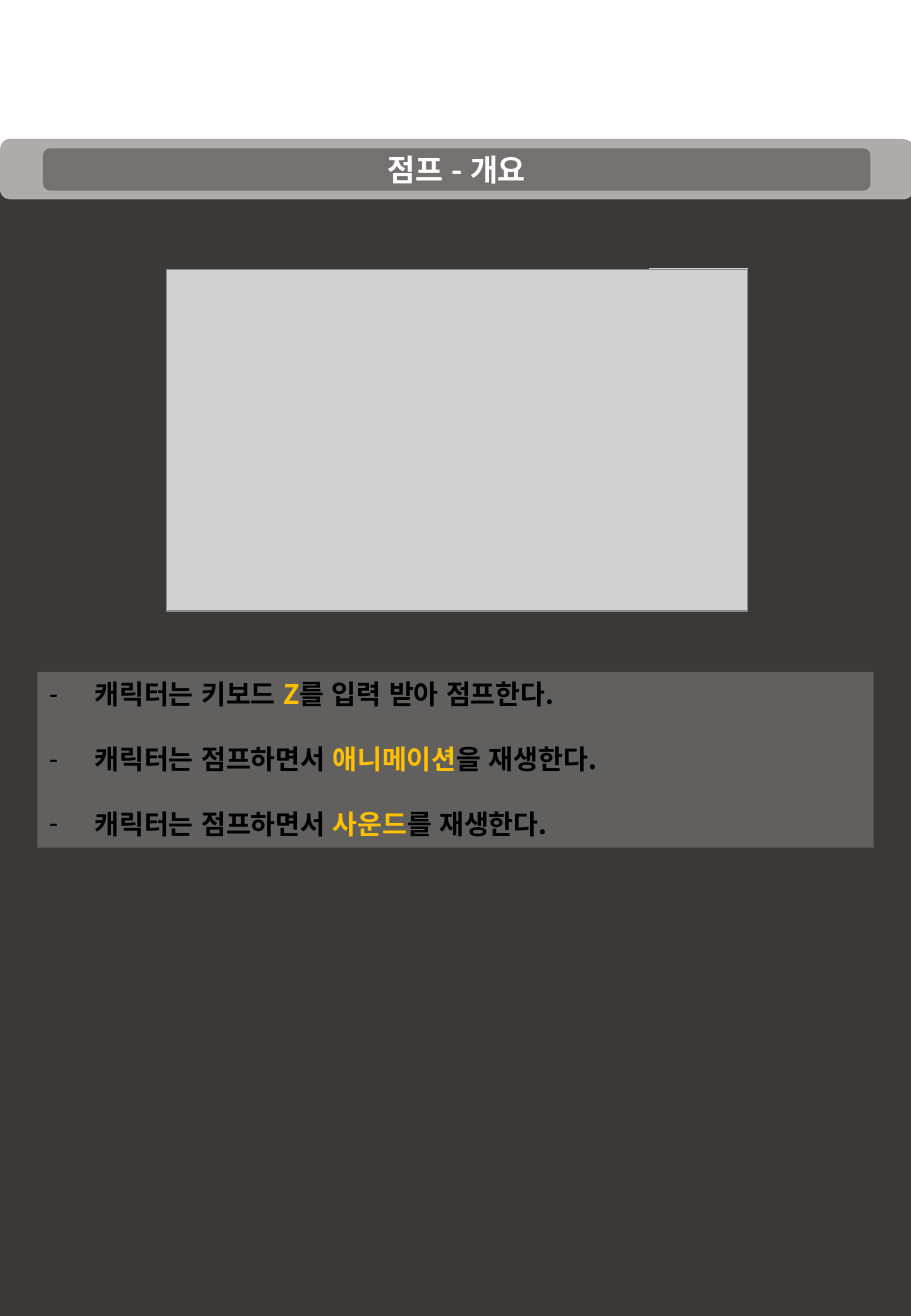
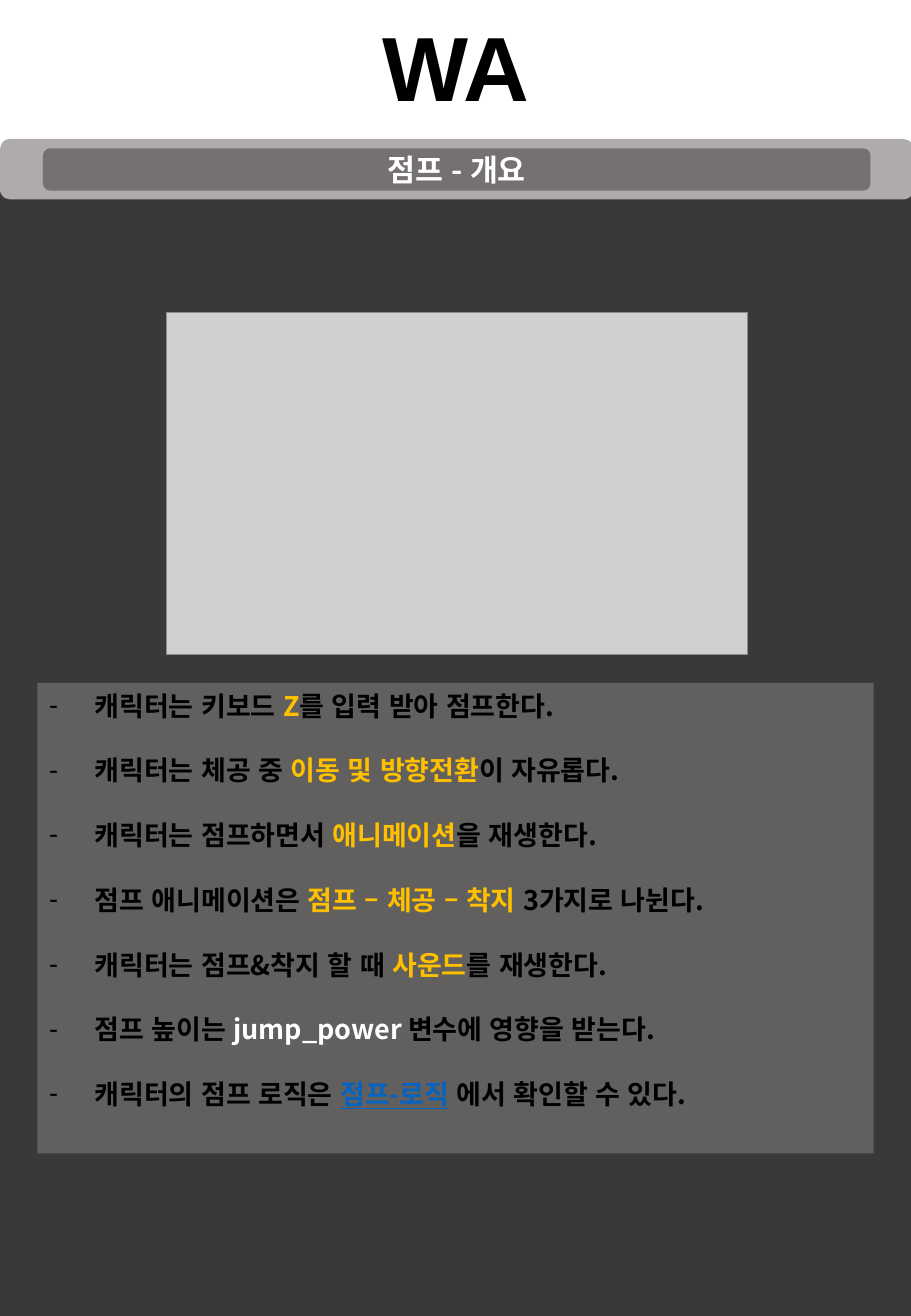
Before and after one commit to taeseongeom/WA, a slide deck: slide 11 of 기획서/신버전/캐릭터시스템.pptx. Drawn at 911x1316 pixels with LibreOffice and Linux fonts; fonts in the diff are those of the drawing; grey boxes stand for pictures. Boxes give left, top, right and bottom in pixels: in the first picture for what was removed or moved away, otherwise in the second. Text is boxed around its words. In the diff, an @@ line names an element or a change of style, - is before the commit and + after.

Commit message:
캐릭터시스템 추가
아직 할게 많네 일단 업뎃

```diff
--- a/기획서/신버전/캐릭터시스템.pptx
+++ b/기획서/신버전/캐릭터시스템.pptx
@@ text added at bbox=[382, 38, 529, 101], 54 pt, text #000000, bold @@
+WA
@@ picture: place and size @@
-picture at bbox=[166, 270, 747, 611]
+picture at bbox=[166, 312, 747, 653]
@@ rectangle: place and size @@
-rectangle at bbox=[650, 270, 747, 367]
+rectangle at bbox=[650, 312, 747, 409]
@@ rectangle "캐릭터는 키보드 Z를 입력 받아 ...": place and size @@
-rectangle "캐릭터는 키보드 Z를 입력 받아 ..." at bbox=[38, 672, 875, 848]
+rectangle "캐릭터는 키보드 Z를 입력 받아 ..." at bbox=[38, 683, 875, 1153]
@@ text in rectangle at bbox=[95, 757, 619, 783]: paragraph added @@
+– 캐릭터는 체공 중 이동 및 방향전환이 자유롭다.
@@ text in rectangle at bbox=[95, 887, 704, 1107]: text changed @@
-– 캐릭터는 점프하면서 사운드를 재생한다.
+– 점프 애니메이션은 점프 – 체공 – 착지 3가지로 나뉜다.
+– 캐릭터는 점프&착지 할 때 사운드를 재생한다.
+– 점프 높이는 jump_power 변수에 영향을 받는다.
+– 캐릭터의 점프 로직은 점프-로직 에서 확인할 수 있다.
```
Also in this commit, not shown: 10 other slides changed, 3 slides added, 1 slide removed.
